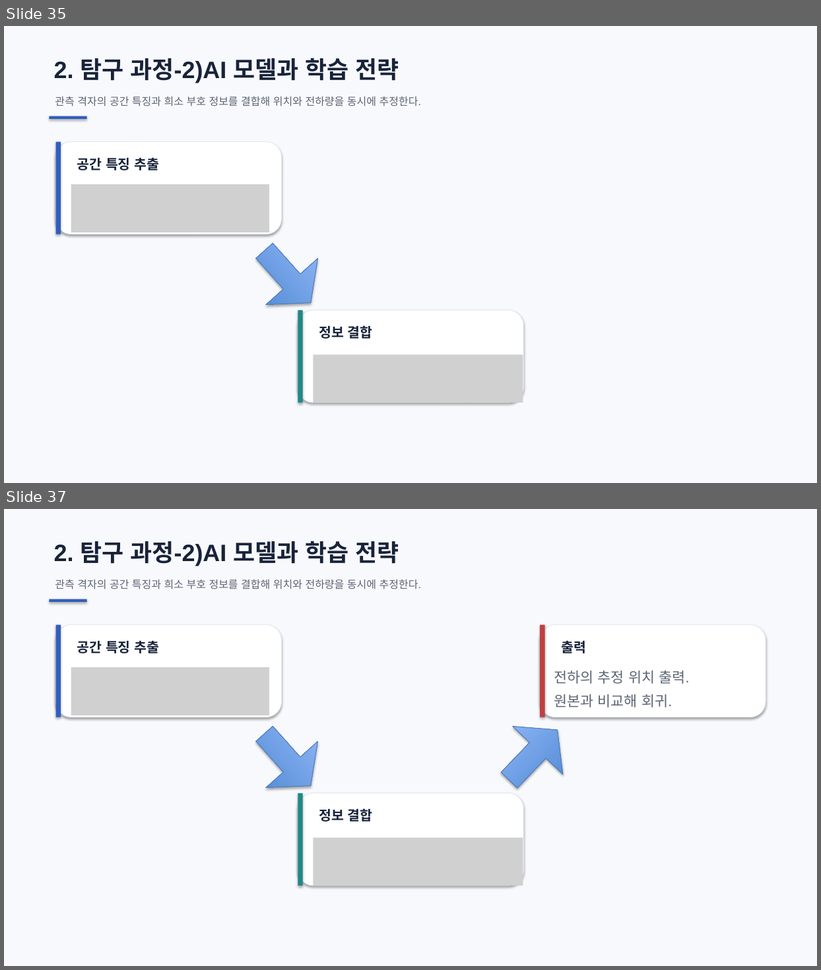
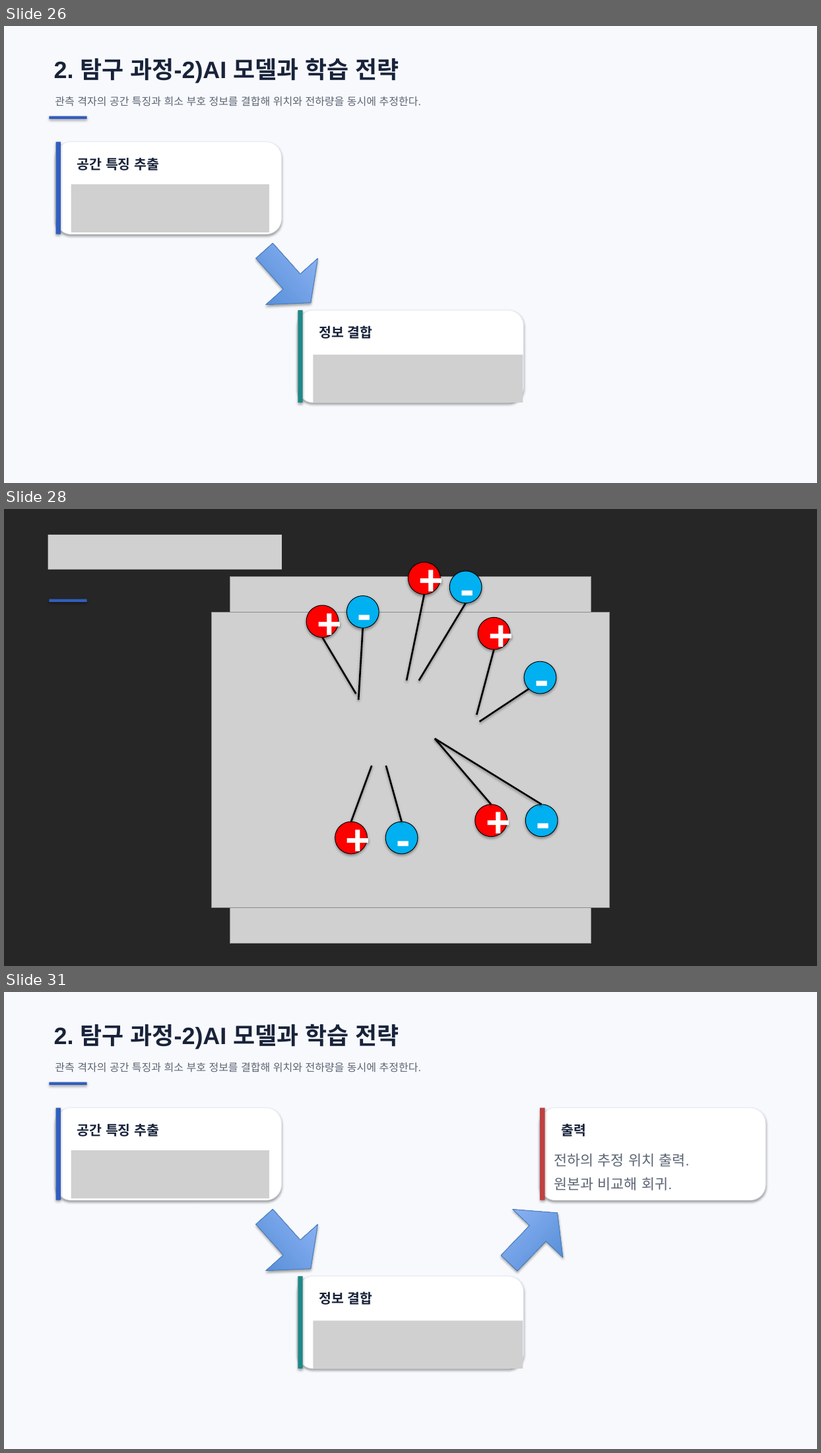
Before and after one commit to ohyunu525/KK-AI, a slide deck: Documents/보고서 파일.pptx. Shown one above the other, each under a label of ours: slides 35 and 37 before the commit, slides 26, 28 and 31 after it; the slides between them are not shown. The pictures are 821x970 and 821x1453 pixels, drawn with LibreOffice and Linux fonts; fonts in the diff are those of the drawing; grey boxes stand for pictures. Boxes give left, top, right and bottom in pixels: in the first picture for what was removed or moved away, otherwise in the second. Text is boxed around its words. In the diff, an @@ line names an element or a change of style, - is before the commit and + after.

```diff
--- a/Documents/보고서 파일.pptx
+++ b/Documents/보고서 파일.pptx
@@ slide 28 added at [4,509,817,966], background #262626 @@
@@ picture added at [48,535,282,569] @@
@@ ellipse added at [409,562,441,594], fill #FF0000, outline #000000 0.75 pt, 50 pt, text #FFFFFF, bold @@
++
@@ picture added at [230,577,591,944] @@
@@ ellipse added at [450,571,482,603], fill #00B0F0, outline #000000 0.75 pt, 50 pt, text #FFFFFF, bold @@
+-
@@ rectangle added at [49,599,87,601], fill #315EBE @@
@@ ellipse added at [306,605,339,638], fill #FF0000, outline #000000 0.75 pt, 50 pt, text #FFFFFF, bold @@
++
@@ ellipse added at [347,595,379,628], fill #00B0F0, outline #000000 0.75 pt, 50 pt, text #FFFFFF, bold @@
+-
@@ line added from (424, 594) to (407, 681), #000000 2 pt @@
@@ line added from (466, 603) to (419, 681), #000000 2 pt @@
@@ picture added at [211,612,610,908] @@
@@ ellipse added at [478,618,510,650], fill #FF0000, outline #000000 0.75 pt, 50 pt, text #FFFFFF, bold @@
++
@@ line added from (322, 638) to (356, 694), #000000 2 pt @@
@@ line added from (362, 628) to (358, 700), #000000 2 pt @@
@@ line added from (494, 650) to (477, 715), #000000 2 pt @@
@@ ellipse added at [524,661,556,694], fill #00B0F0, outline #000000 0.75 pt, 50 pt, text #FFFFFF, bold @@
+-
@@ ellipse added at [356,685,374,703], fill gradient #3F80CE to #A4C4FF, outline #4B7EBC 0.75 pt @@
@@ ellipse added at [404,678,422,696], fill gradient #3F80CE to #A4C4FF, outline #4B7EBC 0.75 pt @@
@@ line added from (529, 689) to (480, 722), #000000 2 pt @@
@@ ellipse added at [426,722,444,739], fill gradient #3F80CE to #A4C4FF, outline #4B7EBC 0.75 pt @@
@@ ellipse added at [460,712,480,731], fill gradient #3F80CE to #A4C4FF, outline #4B7EBC 0.75 pt @@
@@ line added from (491, 805) to (435, 739), #000000 2 pt @@
@@ line added from (542, 805) to (435, 739), #000000 2 pt @@
@@ line added from (351, 822) to (372, 766), #000000 2 pt @@
@@ ellipse added at [369,749,389,769], fill gradient #3F80CE to #A4C4FF, outline #4B7EBC 0.75 pt @@
@@ line added from (402, 822) to (386, 766), #000000 2 pt @@
@@ ellipse added at [475,805,508,837], fill #FF0000, outline #000000 0.75 pt, 50 pt, text #FFFFFF, bold @@
++
@@ ellipse added at [525,805,558,837], fill #00B0F0, outline #000000 0.75 pt, 50 pt, text #FFFFFF, bold @@
+-
@@ ellipse added at [335,822,368,854], fill #FF0000, outline #000000 0.75 pt, 50 pt, text #FFFFFF, bold @@
++
@@ ellipse added at [386,822,418,854], fill #00B0F0, outline #000000 0.75 pt, 50 pt, text #FFFFFF, bold @@
+-
@@ what was slide 35 is now slide 26 @@
@@ what was slide 37 is now slide 31 @@
```
Also in this commit, not shown: 5 slides changed, 4 other slides added, 11 slides removed, 1 other file.
